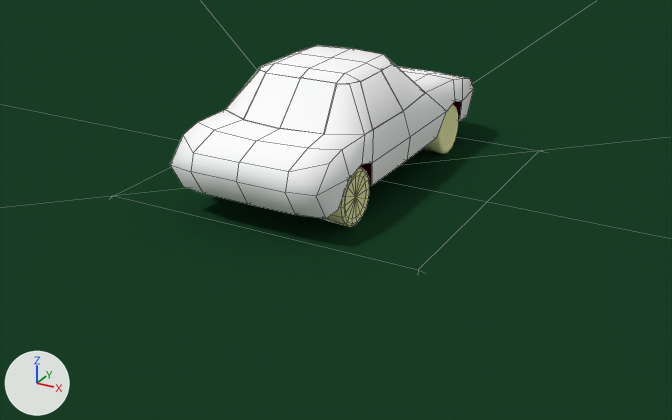
The Blender file Driver.blend as it was, and as the next commit left it.
Before and after are seen from a camera (50 mm lens) standing at (3.99, -7.33, 3.26) and looking at (0.33, -0.66, -0.08). The axes (+X, +Y, +Z) are drawn at lower left. The lights are the same throughout. Mesh edges are drawn as thin lines on the coarser meshes.

Names of what the first picture shows: 'Car_visual', 'Car_wheel_1', 'Car_wheel_3', 'Platform', 'Terrain'.
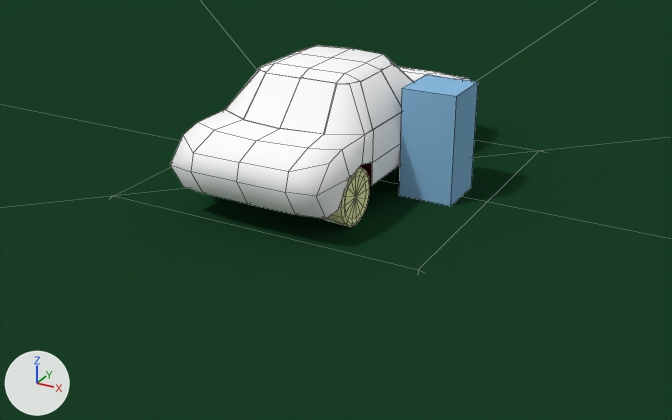
What the commit changed:
Object 'Player' (ob_player) is now shown.

What differs and where, as boxes (x1, y1, x2, y2) in the pictures (672 x 420 px):
'Player', shown (blue)
    after: (399, 75, 478, 206)
